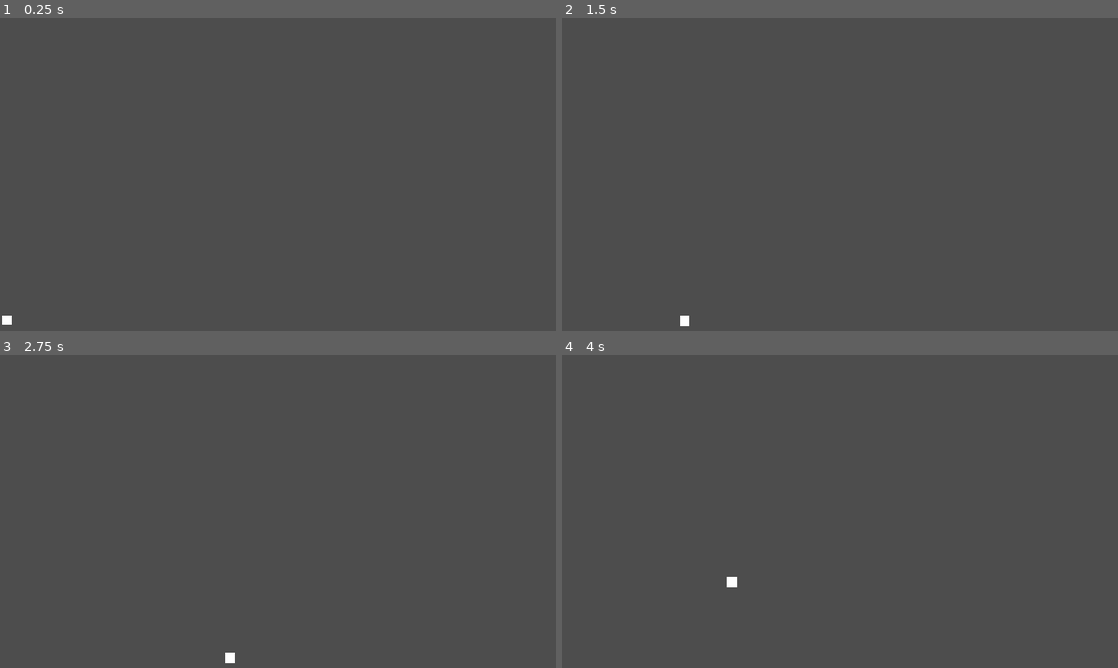
Above: before the commit, frames 1-4 (two rows, left to right).
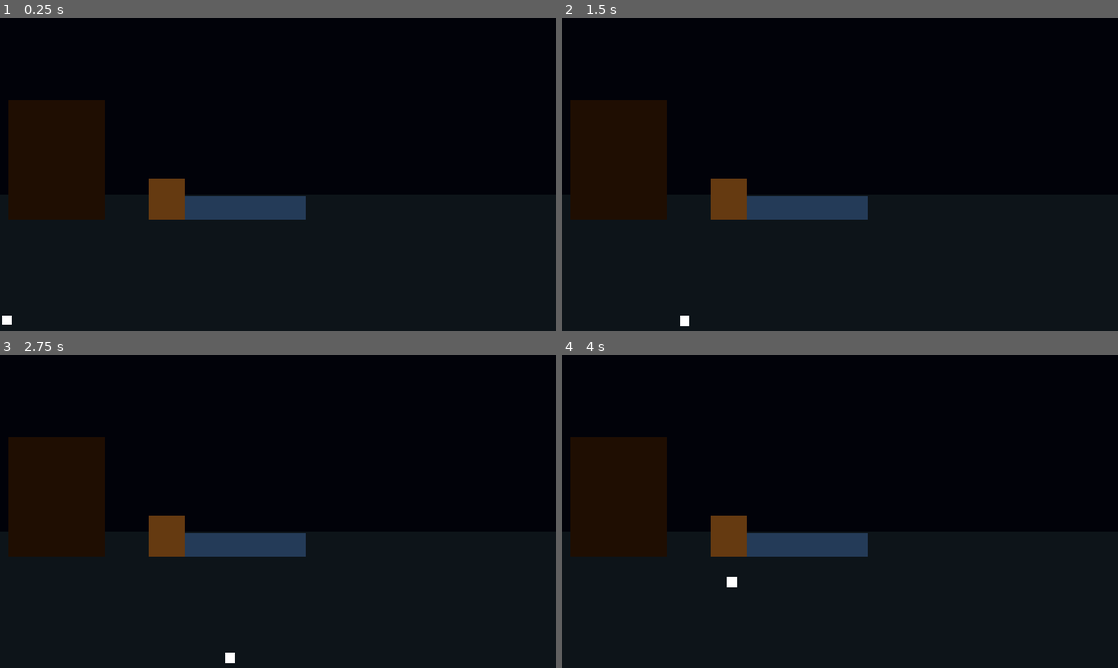
Above: after the commit, the same moments.

Repository: RUB1C/VOIDHEART
Game: Godot game, scene res://scenes/levels/escena_base.tscn
The game is run twice, just before and just after one commit, with the same random seed, the same clock (stepped at 60 frames per second) and the same inputs.
Inputs:
- Up to frame 1 (0.25 s): no input
- Up to frame 2 (1.5 s): tap Enter at 0.5 s; hold D (derecha) 0.53-1.28 s; hold Shift (correr) 0.53-1.28 s; tap Space at 1.25 s; hold S (abajo) from 1.28 s (still down); tap Shift (correr) at 1.35 s
- Up to frame 3 (2.75 s): tap Enter at 2 s; release S (abajo) at 2.03 s; hold D (derecha) from 2.03 s (still down); hold Shift (correr) from 2.03 s (still down)
- Up to frame 4 (4 s): release D (derecha) at 2.78 s; release Shift (correr) at 2.78 s; hold W (arriba) 2.78-3.53 s; tap Shift (correr) at 2.85 s; hold A (izquierda) from 3.53 s (still down); hold Shift (correr) from 3.53 s (still down)

The runs differ from the first frame. In frame 1, 100% of the frame differs, in the area x 0-100%, y 0-100%; in frame 2, 100%; in frame 3, 100%; in frame 4, 100%.

Commit message:
feat: prototipo cuarto
Instancie los objetos antes creados para hacer un muy basico prototipo de lo que es el cuarto

Diff:
--- a/voidheart/scenes/levels/escena_base.tscn
+++ b/voidheart/scenes/levels/escena_base.tscn
@@ -1,6 +1,11 @@
 [gd_scene format=3 uid="uid://buru5i32vkxve"]
 
+[ext_resource type="PackedScene" uid="uid://dfp8n6qonwqjm" path="res://scenes/objects/pared.tscn" id="1_4ghbg"]
 [ext_resource type="PackedScene" uid="uid://cg5l2uo4v27li" path="res://scenes/entities/player.tscn" id="1_sr8v3"]
+[ext_resource type="PackedScene" uid="uid://dq3nu6aeyqx1g" path="res://scenes/objects/suelo.tscn" id="3_3f3wo"]
+[ext_resource type="PackedScene" uid="uid://dsatomfk4muiy" path="res://scenes/objects/armario.tscn" id="4_noodr"]
+[ext_resource type="PackedScene" uid="uid://bl5f7kk72tvbg" path="res://scenes/objects/cama.tscn" id="5_4eivp"]
+[ext_resource type="PackedScene" uid="uid://fi7vnvnfdy84" path="res://scenes/objects/mesita.tscn" id="6_2q6cl"]
 
 [sub_resource type="PhysicsMaterial" id="PhysicsMaterial_5iqjx"]
 
@@ -10,10 +15,14 @@
 [node name="Escena_base" type="Node2D" unique_id=442958033]
 position = Vector2(1, 628)
 
+[node name="Suelo" parent="." unique_id=1034777148 instance=ExtResource("3_3f3wo")]
+position = Vector2(-1, -628)
+
 [node name="Plano_trasero" type="Parallax2D" parent="." unique_id=2016372374]
 scroll_scale = Vector2(0.2, 0.2)
 
-[node name="Fondo_lejano" type="Sprite2D" parent="Plano_trasero" unique_id=397664618]
+[node name="Pared" parent="Plano_trasero" unique_id=903606181 instance=ExtResource("1_4ghbg")]
+position = Vector2(-1, -627)
 
 [node name="Capa_juego" type="Node2D" parent="." unique_id=2120215362]
 
@@ -34,5 +43,14 @@
 shape = SubResource("RectangleShape2D_bx8n8")
 
 [node name="Fondo" type="CollisionShape2D" parent="Capa_juego/Limite_escenario" unique_id=1201922721]
-position = Vector2(575, -484)
+position = Vector2(575, -353)
 shape = SubResource("RectangleShape2D_bx8n8")
+
+[node name="StaticBody2D" parent="." unique_id=1683587738 instance=ExtResource("4_noodr")]
+position = Vector2(16, -459)
+
+[node name="StaticBody2D2" parent="." unique_id=676764765 instance=ExtResource("5_4eivp")]
+position = Vector2(383, -259)
+
+[node name="StaticBody2D3" parent="." unique_id=876002127 instance=ExtResource("6_2q6cl")]
+position = Vector2(307, -294)
